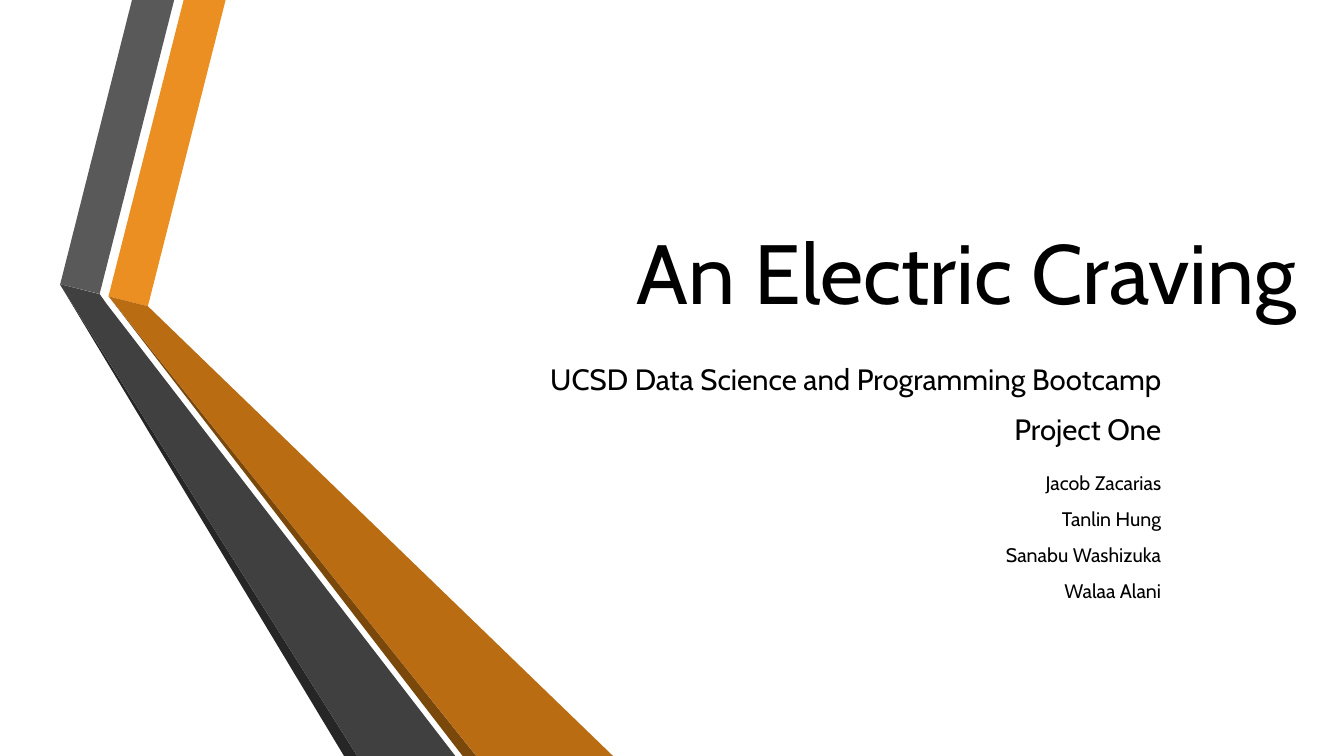
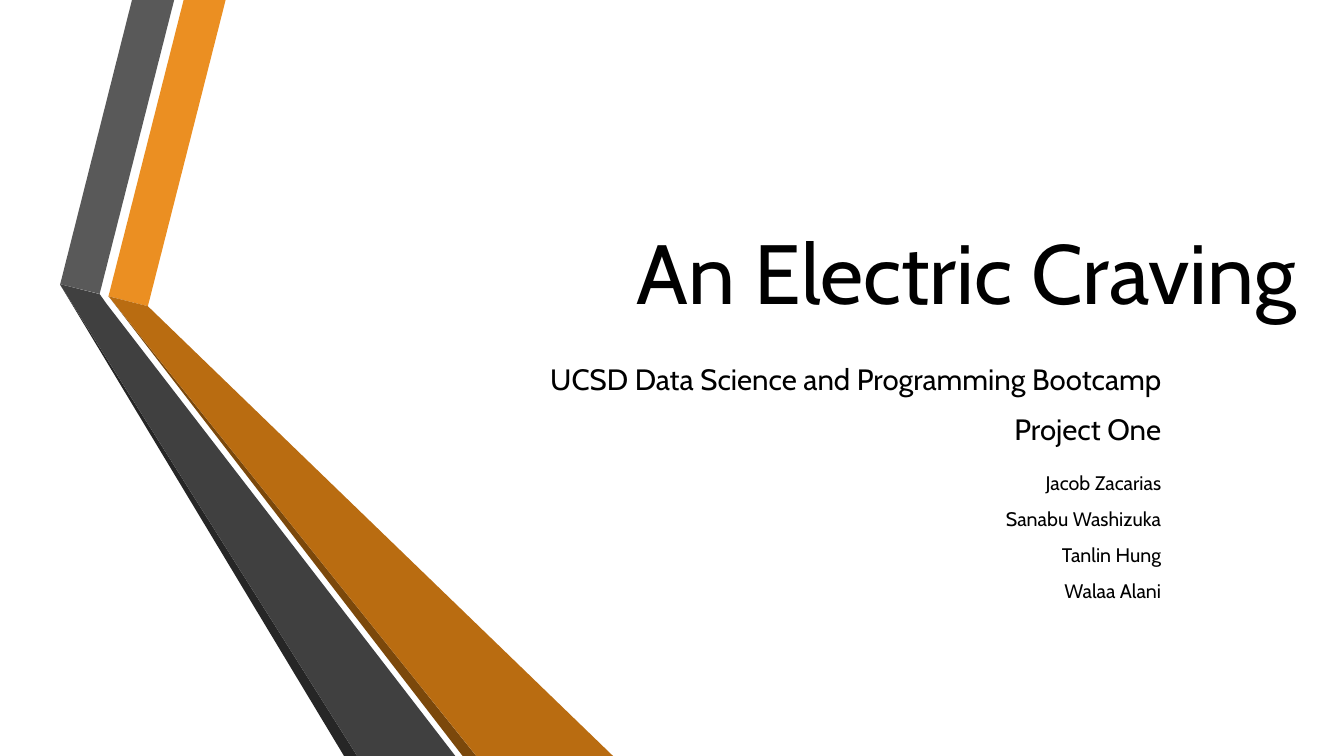
Before and after one commit to SanabuW/project-one, a slide deck: slide 1 of An Electric Craving.pptx. Drawn at 1344x756 pixels with LibreOffice and Linux fonts; fonts in the diff are those of the drawing; background and template pictures are left out. Boxes give left, top, right and bottom in pixels: in the first picture for what was removed or moved away, otherwise in the second. Text is boxed around its words. In the diff, an @@ line names an element or a change of style, - is before the commit and + after.

Commit message:
fixed temporary ppt

```diff
--- a/An Electric Craving.pptx
+++ b/An Electric Craving.pptx
@@ text at (x1=1006, y1=511, x2=1161, y2=527): paragraph added @@
+Sanabu Washizuka
@@ text at (x1=1006, y1=547, x2=1161, y2=563): paragraph removed @@
-Sanabu Washizuka
```
